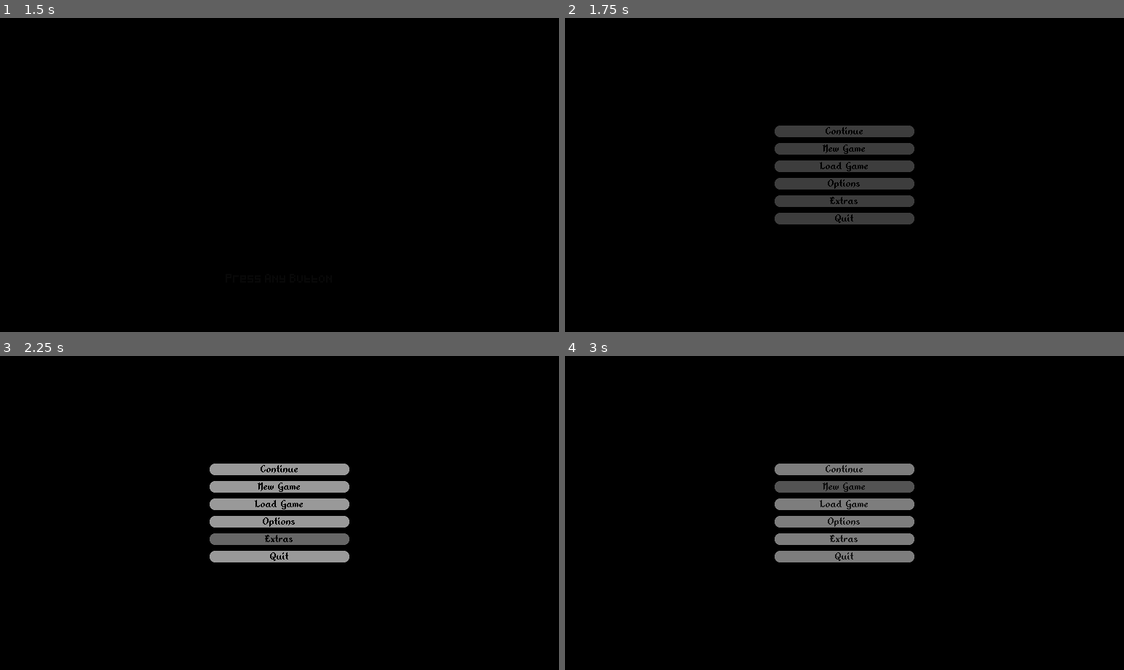
Above: before the commit, frames 1-4 (two rows, left to right).
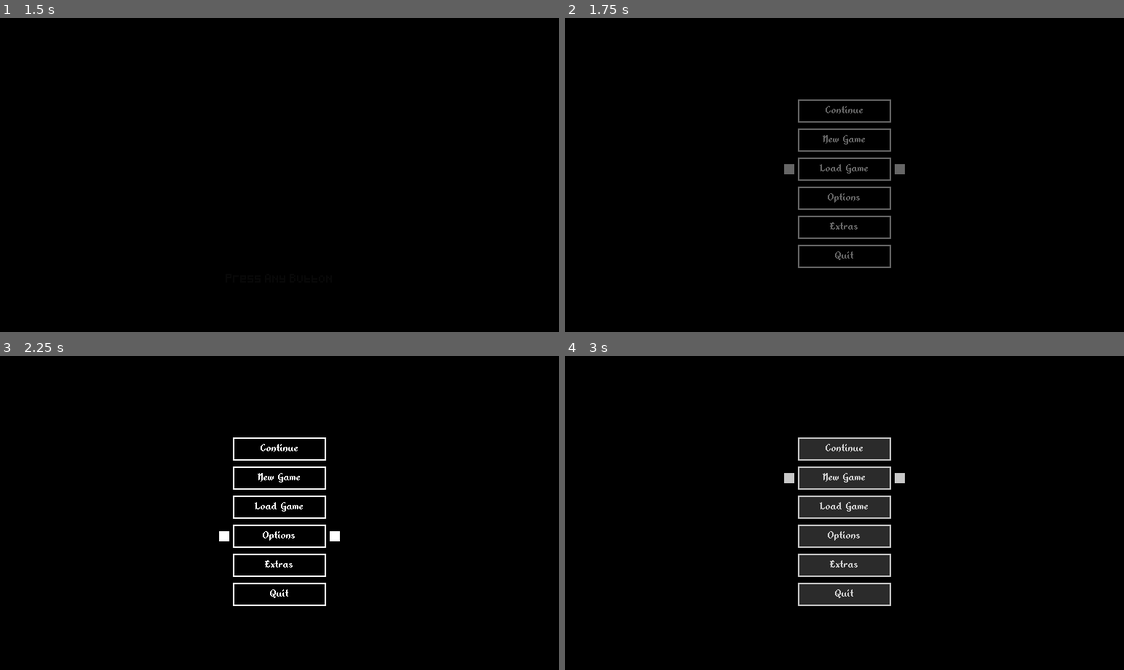
Above: after the commit, the same moments.

Repository: Lonk226/friendly-adventure
Game: Godot game, scene res://Scenes/main_menu.tscn
Two runs of this game, one before a commit and one after it. Both use one fixed random seed, a clock stepped at 60 frames per second and the inputs below.
Inputs (mouse positions are in pixels of both pictures, inside the frame that each line leads up to):
- Up to frame 1 (1.5 s): click (279, 165) at 0.5 s, where only the run before the commit has a clickable "Load Game"; click (279, 184) at 1.25 s, where only the run before the commit has a clickable "Options"
- Up to frame 2 (1.75 s): no input
- Up to frame 3 (2.25 s): click (279, 538) at 2 s, where only the run before the commit has a clickable "Extras"
- Up to frame 4 (3 s): click (844, 487) at 2.75 s, where only the run before the commit has a clickable "New Game"

Frame 1 is identical in both runs. In frame 2, 6.1% of the frame differs, in the area x 37-63%, y 25-80%; in frame 3, 6.1%; in frame 4, 9.8%.

Commit message:
new custom menu

Diff:
--- a/Into the Abyss/Scenes/main_menu.tscn
+++ b/Into the Abyss/Scenes/main_menu.tscn
@@ -1,39 +1,13 @@
-[gd_scene load_steps=9 format=3 uid="uid://cmuaf0uugjnw0"]
+[gd_scene load_steps=5 format=3 uid="uid://rdi372e6pq6b"]
 
-[ext_resource type="FontFile" uid="uid://kdcbc3ituc73" path="res://Assets/Alkhemikal.ttf" id="1_28flt"]
-[ext_resource type="Script" uid="uid://dv4fvvdp6767b" path="res://Scripts/main_menu.gd" id="1_48xlc"]
+[ext_resource type="Script" uid="uid://52ufd7wis8qc" path="res://Scripts/main_menu.gd" id="1_48xlc"]
 [ext_resource type="PackedScene" uid="uid://b7i6olry7w5ok" path="res://Scenes/title_screen.tscn" id="3_1ehe0"]
+[ext_resource type="PackedScene" uid="uid://nnoyue8pxkwi" path="res://Scenes/menu_button.tscn" id="3_ce3w2"]
 
-[sub_resource type="StyleBoxFlat" id="StyleBoxFlat_ce3w2"]
-bg_color = Color(0, 0, 0, 1)
-
-[sub_resource type="StyleBoxEmpty" id="StyleBoxEmpty_28flt"]
-
-[sub_resource type="StyleBoxFlat" id="StyleBoxFlat_48xlc"]
-bg_color = Color(0.4, 0.4, 0.4, 1)
-corner_radius_top_left = 8
-corner_radius_top_right = 8
-corner_radius_bottom_right = 8
-corner_radius_bottom_left = 8
-anti_aliasing = false
-
-[sub_resource type="StyleBoxFlat" id="StyleBoxFlat_1ehe0"]
-bg_color = Color(0.2, 0.2, 0.2, 1)
-corner_radius_top_left = 8
-corner_radius_top_right = 8
-corner_radius_bottom_right = 8
-corner_radius_bottom_left = 8
-anti_aliasing = false
-
-[sub_resource type="StyleBoxFlat" id="StyleBoxFlat_28flt"]
-corner_radius_top_left = 8
-corner_radius_top_right = 8
-corner_radius_bottom_right = 8
-corner_radius_bottom_left = 8
-anti_aliasing = false
+[sub_resource type="RectangleShape2D" id="RectangleShape2D_8sg8f"]
+size = Vector2(6, 6)
 
 [node name="Main Menu" type="Control"]
-z_index = 16
 layout_mode = 3
 anchors_preset = 15
 anchor_right = 1.0
@@ -42,169 +16,60 @@
 grow_vertical = 2
 script = ExtResource("1_48xlc")
 
-[node name="Panel" type="Panel" parent="."]
+[node name="Title Screen" parent="." instance=ExtResource("3_1ehe0")]
+layout_mode = 1
+
+[node name="VBoxContainer" type="VBoxContainer" parent="."]
+layout_mode = 1
+anchors_preset = 8
+anchor_left = 0.5
+anchor_top = 0.5
+anchor_right = 0.5
+anchor_bottom = 0.5
+offset_left = -20.0
+offset_top = -20.0
+offset_right = 20.0
+offset_bottom = 20.0
+grow_horizontal = 2
+grow_vertical = 2
+theme_override_constants/separation = 40
+
+[node name="Continue" parent="VBoxContainer" instance=ExtResource("3_ce3w2")]
+layout_mode = 2
+text = "Continue"
+
+[node name="New Game" parent="VBoxContainer" instance=ExtResource("3_ce3w2")]
+layout_mode = 2
+text = "New Game"
+
+[node name="Load Game" parent="VBoxContainer" instance=ExtResource("3_ce3w2")]
+layout_mode = 2
+text = "Load Game"
+
+[node name="Options" parent="VBoxContainer" instance=ExtResource("3_ce3w2")]
+layout_mode = 2
+text = "Options"
+
+[node name="Extras" parent="VBoxContainer" instance=ExtResource("3_ce3w2")]
+layout_mode = 2
+text = "Extras"
+
+[node name="Quit" parent="VBoxContainer" instance=ExtResource("3_ce3w2")]
+layout_mode = 2
+text = "Quit"
+
+[node name="Mouse Tracker" type="Area2D" parent="."]
+
+[node name="CollisionShape2D" type="CollisionShape2D" parent="Mouse Tracker"]
+position = Vector2(385, -32)
+shape = SubResource("RectangleShape2D_8sg8f")
+
+[node name="ColorRect" type="ColorRect" parent="."]
+z_index = -1
 layout_mode = 1
 anchors_preset = 15
 anchor_right = 1.0
 anchor_bottom = 1.0
 grow_horizontal = 2
 grow_vertical = 2
-theme_override_styles/panel = SubResource("StyleBoxFlat_ce3w2")
-
-[node name="VBoxContainer" type="VBoxContainer" parent="."]
-z_index = 5
-layout_mode = 1
-anchors_preset = 8
-anchor_left = 0.5
-anchor_top = 0.5
-anchor_right = 0.5
-anchor_bottom = 0.5
-offset_left = -96.0
-offset_top = -64.0
-offset_right = 96.0
-offset_bottom = 64.0
-grow_horizontal = 2
-grow_vertical = 2
-theme_override_constants/separation = 8
-
-[node name="Continue" type="Button" parent="VBoxContainer"]
-layout_mode = 2
-theme_override_colors/font_disabled_color = Color(0, 0, 0, 1)
-theme_override_colors/font_hover_pressed_color = Color(0, 0, 0, 1)
-theme_override_colors/font_hover_color = Color(0, 0, 0, 1)
-theme_override_colors/icon_disabled_color = Color(0, 0, 0, 1)
-theme_override_colors/icon_hover_pressed_color = Color(0, 0, 0, 1)
-theme_override_colors/icon_hover_color = Color(0, 0, 0, 1)
-theme_override_colors/icon_pressed_color = Color(0, 0, 0, 1)
-theme_override_colors/icon_focus_color = Color(0, 0, 0, 1)
-theme_override_colors/icon_normal_color = Color(0, 0, 0, 1)
-theme_override_colors/font_outline_color = Color(0, 0, 0, 1)
-theme_override_colors/font_color = Color(0, 0, 0, 1)
-theme_override_colors/font_focus_color = Color(0, 0, 0, 1)
-theme_override_colors/font_pressed_color = Color(0, 0, 0, 1)
-theme_override_fonts/font = ExtResource("1_28flt")
-theme_override_styles/focus = SubResource("StyleBoxEmpty_28flt")
-theme_override_styles/hover = SubResource("StyleBoxFlat_48xlc")
-theme_override_styles/pressed = SubResource("StyleBoxFlat_1ehe0")
-theme_override_styles/normal = SubResource("StyleBoxFlat_28flt")
-text = "Continue"
-
-[node name="New Game" type="Button" parent="VBoxContainer"]
-layout_mode = 2
-theme_override_colors/font_disabled_color = Color(0, 0, 0, 1)
-theme_override_colors/font_hover_pressed_color = Color(0, 0, 0, 1)
-theme_override_colors/font_hover_color = Color(0, 0, 0, 1)
-theme_override_colors/icon_disabled_color = Color(0, 0, 0, 1)
-theme_override_colors/icon_hover_pressed_color = Color(0, 0, 0, 1)
-theme_override_colors/icon_hover_color = Color(0, 0, 0, 1)
-theme_override_colors/icon_pressed_color = Color(0, 0, 0, 1)
-theme_override_colors/icon_focus_color = Color(0, 0, 0, 1)
-theme_override_colors/icon_normal_color = Color(0, 0, 0, 1)
-theme_override_colors/font_outline_color = Color(0, 0, 0, 1)
-theme_override_colors/font_color = Color(0, 0, 0, 1)
-theme_override_colors/font_focus_color = Color(0, 0, 0, 1)
-theme_override_colors/font_pressed_color = Color(0, 0, 0, 1)
-theme_override_fonts/font = ExtResource("1_28flt")
-theme_override_styles/focus = SubResource("StyleBoxEmpty_28flt")
-theme_override_styles/hover = SubResource("StyleBoxFlat_48xlc")
-theme_override_styles/pressed = SubResource("StyleBoxFlat_1ehe0")
-theme_override_styles/normal = SubResource("StyleBoxFlat_28flt")
-text = "New Game"
-
-[node name="Load Game" type="Button" parent="VBoxContainer"]
-layout_mode = 2
-theme_override_colors/font_disabled_color = Color(0, 0, 0, 1)
-theme_override_colors/font_hover_pressed_color = Color(0, 0, 0, 1)
-theme_override_colors/font_hover_color = Color(0, 0, 0, 1)
-theme_override_colors/icon_disabled_color = Color(0, 0, 0, 1)
-theme_override_colors/icon_hover_pressed_color = Color(0, 0, 0, 1)
-theme_override_colors/icon_hover_color = Color(0, 0, 0, 1)
-theme_override_colors/icon_pressed_color = Color(0, 0, 0, 1)
-theme_override_colors/icon_focus_color = Color(0, 0, 0, 1)
-theme_override_colors/icon_normal_color = Color(0, 0, 0, 1)
-theme_override_colors/font_outline_color = Color(0, 0, 0, 1)
-theme_override_colors/font_color = Color(0, 0, 0, 1)
-theme_override_colors/font_focus_color = Color(0, 0, 0, 1)
-theme_override_colors/font_pressed_color = Color(0, 0, 0, 1)
-theme_override_fonts/font = ExtResource("1_28flt")
-theme_override_styles/focus = SubResource("StyleBoxEmpty_28flt")
-theme_override_styles/hover = SubResource("StyleBoxFlat_48xlc")
-theme_override_styles/pressed = SubResource("StyleBoxFlat_1ehe0")
-theme_override_styles/normal = SubResource("StyleBoxFlat_28flt")
-text = "Load Game"
-
-[node name="Options" type="Button" parent="VBoxContainer"]
-layout_mode = 2
-theme_override_colors/font_disabled_color = Color(0, 0, 0, 1)
-theme_override_colors/font_hover_pressed_color = Color(0, 0, 0, 1)
-theme_override_colors/font_hover_color = Color(0, 0, 0, 1)
-theme_override_colors/icon_disabled_color = Color(0, 0, 0, 1)
-theme_override_colors/icon_hover_pressed_color = Color(0, 0, 0, 1)
-theme_override_colors/icon_hover_color = Color(0, 0, 0, 1)
-theme_override_colors/icon_pressed_color = Color(0, 0, 0, 1)
-theme_override_colors/icon_focus_color = Color(0, 0, 0, 1)
-theme_override_colors/icon_normal_color = Color(0, 0, 0, 1)
-theme_override_colors/font_outline_color = Color(0, 0, 0, 1)
-theme_override_colors/font_color = Color(0, 0, 0, 1)
-theme_override_colors/font_focus_color = Color(0, 0, 0, 1)
-theme_override_colors/font_pressed_color = Color(0, 0, 0, 1)
-theme_override_fonts/font = ExtResource("1_28flt")
-theme_override_styles/focus = SubResource("StyleBoxEmpty_28flt")
-theme_override_styles/hover = SubResource("StyleBoxFlat_48xlc")
-theme_override_styles/pressed = SubResource("StyleBoxFlat_1ehe0")
-theme_override_styles/normal = SubResource("StyleBoxFlat_28flt")
-text = "Options"
-
-[node name="Extras" type="Button" parent="VBoxContainer"]
-layout_mode = 2
-theme_override_colors/font_disabled_color = Color(0, 0, 0, 1)
-theme_override_colors/font_hover_pressed_color = Color(0, 0, 0, 1)
-theme_override_colors/font_hover_color = Color(0, 0, 0, 1)
-theme_override_colors/icon_disabled_color = Color(0, 0, 0, 1)
-theme_override_colors/icon_hover_pressed_color = Color(0, 0, 0, 1)
-theme_override_colors/icon_hover_color = Color(0, 0, 0, 1)
-theme_override_colors/icon_pressed_color = Color(0, 0, 0, 1)
-theme_override_colors/icon_focus_color = Color(0, 0, 0, 1)
-theme_override_colors/icon_normal_color = Color(0, 0, 0, 1)
-theme_override_colors/font_outline_color = Color(0, 0, 0, 1)
-theme_override_colors/font_color = Color(0, 0, 0, 1)
-theme_override_colors/font_focus_color = Color(0, 0, 0, 1)
-theme_override_colors/font_pressed_color = Color(0, 0, 0, 1)
-theme_override_fonts/font = ExtResource("1_28flt")
-theme_override_styles/focus = SubResource("StyleBoxEmpty_28flt")
-theme_override_styles/hover = SubResource("StyleBoxFlat_48xlc")
-theme_override_styles/pressed = SubResource("StyleBoxFlat_1ehe0")
-theme_override_styles/normal = SubResource("StyleBoxFlat_28flt")
-text = "Extras"
-
-[node name="Quit" type="Button" parent="VBoxContainer"]
-layout_mode = 2
-theme_override_colors/font_disabled_color = Color(0, 0, 0, 1)
-theme_override_colors/font_hover_pressed_color = Color(0, 0, 0, 1)
-theme_override_colors/font_hover_color = Color(0, 0, 0, 1)
-theme_override_colors/icon_disabled_color = Color(0, 0, 0, 1)
-theme_override_colors/icon_hover_pressed_color = Color(0, 0, 0, 1)
-theme_override_colors/icon_hover_color = Color(0, 0, 0, 1)
-theme_override_colors/icon_pressed_color = Color(0, 0, 0, 1)
-theme_override_colors/icon_focus_color = Color(0, 0, 0, 1)
-theme_override_colors/icon_normal_color = Color(0, 0, 0, 1)
-theme_override_colors/font_outline_color = Color(0, 0, 0, 1)
-theme_override_colors/font_color = Color(0, 0, 0, 1)
-theme_override_colors/font_focus_color = Color(0, 0, 0, 1)
-theme_override_colors/font_pressed_color = Color(0, 0, 0, 1)
-theme_override_fonts/font = ExtResource("1_28flt")
-theme_override_styles/focus = SubResource("StyleBoxEmpty_28flt")
-theme_override_styles/hover = SubResource("StyleBoxFlat_48xlc")
-theme_override_styles/pressed = SubResource("StyleBoxFlat_1ehe0")
-theme_override_styles/normal = SubResource("StyleBoxFlat_28flt")
-text = "Quit"
-
-[node name="Title Screen" parent="." instance=ExtResource("3_1ehe0")]
-layout_mode = 1
-
-[connection signal="pressed" from="VBoxContainer/Continue" to="." method="_on_continue_pressed"]
-[connection signal="pressed" from="VBoxContainer/New Game" to="." method="_on_new_game_pressed"]
-[connection signal="pressed" from="VBoxContainer/Load Game" to="." method="_on_load_game_pressed"]
-[connection signal="pressed" from="VBoxContainer/Options" to="." method="_on_options_pressed"]
-[connection signal="pressed" from="VBoxContainer/Extras" to="." method="_on_extras_pressed"]
-[connection signal="pressed" from="VBoxContainer/Quit" to="." method="_on_quit_pressed"]
+color = Color(0, 0, 0, 1)
--- /dev/null
+++ b/Into the Abyss/Scenes/menu_button.tscn
@@ -0,0 +1,66 @@
+[gd_scene load_steps=4 format=3 uid="uid://nnoyue8pxkwi"]
+
+[ext_resource type="Script" uid="uid://cgo3w1yn1o0f2" path="res://Scripts/menu_button.gd" id="1_yqqcg"]
+[ext_resource type="FontFile" uid="uid://kdcbc3ituc73" path="res://Assets/Alkhemikal.ttf" id="2_w11kp"]
+
+[sub_resource type="RectangleShape2D" id="RectangleShape2D_yqqcg"]
+size = Vector2(128, 32)
+
+[node name="Menu Button" type="Control" groups=["MenuButton"]]
+layout_mode = 3
+anchors_preset = 0
+offset_left = -20.0
+offset_top = -12.0
+offset_right = 20.0
+offset_bottom = 28.0
+script = ExtResource("1_yqqcg")
+
+[node name="Label" type="Label" parent="."]
+z_index = 3
+layout_mode = 0
+offset_left = -28.0
+offset_right = 68.0
+offset_bottom = 23.0
+theme_override_colors/font_color = Color(1, 1, 1, 1)
+theme_override_fonts/font = ExtResource("2_w11kp")
+theme_override_font_sizes/font_size = 16
+horizontal_alignment = 1
+vertical_alignment = 1
+
+[node name="ColorRect2" type="ColorRect" parent="."]
+z_index = 1
+layout_mode = 0
+offset_left = -42.0
+offset_top = -2.0
+offset_right = 82.0
+offset_bottom = 26.0
+color = Color(0, 0, 0, 1)
+
+[node name="ColorRect" type="ColorRect" parent="."]
+layout_mode = 0
+offset_left = -44.0
+offset_top = -4.0
+offset_right = 84.0
+offset_bottom = 28.0
+
+[node name="Area2D" type="Area2D" parent="."]
+
+[node name="CollisionShape2D" type="CollisionShape2D" parent="Area2D"]
+position = Vector2(20, 12)
+shape = SubResource("RectangleShape2D_yqqcg")
+
+[node name="ColorRect3" type="ColorRect" parent="."]
+layout_mode = 0
+offset_left = -63.0
+offset_top = 5.0
+offset_right = -49.0
+offset_bottom = 19.0
+
+[node name="ColorRect4" type="ColorRect" parent="."]
+layout_mode = 0
+offset_left = 89.0
+offset_top = 5.0
+offset_right = 103.0
+offset_bottom = 19.0
+
+[connection signal="area_entered" from="Area2D" to="." method="_on_area_2d_area_entered"]
--- a/Into the Abyss/Scripts/main_menu.gd
+++ b/Into the Abyss/Scripts/main_menu.gd
@@ -1,27 +1,87 @@
 extends Control
 
+var cooling_down: bool = false
+var cooldown: float = 0.2
+
 func _ready() -> void:
-	ScreenTransition.color_rect.position.x = 768
+	get_tree().get_first_node_in_group("MenuButton").highlighted = true
+	for button in get_tree().get_nodes_in_group("MenuButton"):
+		button.hovered.connect(clear)
 
-func _on_continue_pressed() -> void:
-	print("continue game")
+func _process(delta: float) -> void:
+	$"Mouse Tracker/CollisionShape2D".global_position = get_global_mouse_position()
+	if Input.is_action_just_pressed("start") and $"Title Screen" == null:
+		if $VBoxContainer/Continue.highlighted:
+			print("continue game")
+		elif $"VBoxContainer/New Game".highlighted:
+			var tween = get_tree().create_tween()
+			tween.tween_property($VBoxContainer, "modulate", Color.TRANSPARENT, 1)
+			await get_tree().create_timer(1).timeout
+			ScreenTransition.color_rect.position.x = 0
+			await get_tree().create_timer(0.01).timeout
+			get_tree().change_scene_to_file('res://Scenes/the_lab.tscn')
+		elif $"VBoxContainer/Load Game".highlighted:
+			print("load a save file")
+		elif $VBoxContainer/Options.highlighted:
+			print("go to options menu")
+		elif $VBoxContainer/Extras.highlighted:
+			print("find extra content")
+		elif $VBoxContainer/Quit.highlighted:
+			get_tree().quit()
+	if Input.is_action_pressed("up") and not cooling_down:
+		cooling_down = true
+		if $VBoxContainer/Continue.highlighted:
+			pass
+		elif $"VBoxContainer/New Game".highlighted:
+			for button in get_tree().get_nodes_in_group("MenuButton"):
+				button.highlighted = false
+			$VBoxContainer/Continue.highlighted = true
+		elif $"VBoxContainer/Load Game".highlighted:
+			for button in get_tree().get_nodes_in_group("MenuButton"):
+				button.highlighted = false
+			$"VBoxContainer/New Game".highlighted = true
+		elif $VBoxContainer/Options.highlighted:
+			for button in get_tree().get_nodes_in_group("MenuButton"):
+				button.highlighted = false
+			$"VBoxContainer/Load Game".highlighted = true
+		elif $VBoxContainer/Extras.highlighted:
+			for button in get_tree().get_nodes_in_group("MenuButton"):
+				button.highlighted = false
+			$VBoxContainer/Options.highlighted = true
+		elif $VBoxContainer/Quit.highlighted:
+			for button in get_tree().get_nodes_in_group("MenuButton"):
+				button.highlighted = false
+			$VBoxContainer/Extras.highlighted = true
+		await get_tree().create_timer(cooldown).timeout
+		cooling_down = false
+	if Input.is_action_pressed("down") and not cooling_down:
+		cooling_down = true
+		if $VBoxContainer/Continue.highlighted:
+			for button in get_tree().get_nodes_in_group("MenuButton"):
+				button.highlighted = false
+			$"VBoxContainer/New Game".highlighted = true
+		elif $"VBoxContainer/New Game".highlighted:
+			for button in get_tree().get_nodes_in_group("MenuButton"):
+				button.highlighted = false
+			$"VBoxContainer/Load Game".highlighted = true
+		elif $"VBoxContainer/Load Game".highlighted:
+			for button in get_tree().get_nodes_in_group("MenuButton"):
+				button.highlighted = false
+			$VBoxContainer/Options.highlighted = true
+		elif $VBoxContainer/Options.highlighted:
+			for button in get_tree().get_nodes_in_group("MenuButton"):
+				button.highlighted = false
+			$VBoxContainer/Extras.highlighted = true
+		elif $VBoxContainer/Extras.highlighted:
+			for button in get_tree().get_nodes_in_group("MenuButton"):
+				button.highlighted = false
+			$VBoxContainer/Quit.highlighted = true
+		elif $VBoxContainer/Quit.highlighted:
+			pass
+		await get_tree().create_timer(cooldown).timeout
+		cooling_down = false
 
-func _on_new_game_pressed() -> void:
-	var tween = get_tree().create_tween()
-	tween.tween_property($VBoxContainer, "modulate", Color.TRANSPARENT, 1)
-	await get_tree().create_timer(1).timeout
-	ScreenTransition.color_rect.position.x = 0
-	await get_tree().create_timer(0.01).timeout
-	get_tree().change_scene_to_file('res://Scenes/the_lab.tscn')
-
-func _on_load_game_pressed() -> void:
-	print("load a save file")
-
-func _on_options_pressed() -> void:
-	print("go to options menu")
-
-func _on_extras_pressed() -> void:
-	print("find extra content")
-
-func _on_quit_pressed() -> void:
-	get_tree().quit()
+func clear(specific_button):
+	for button in get_tree().get_nodes_in_group("MenuButton"):
+		button.highlighted = false
+		specific_button.highlighted = true
--- /dev/null
+++ b/Into the Abyss/Scripts/menu_button.gd
@@ -0,0 +1,18 @@
+extends Control
+
+@export var text: String
+var highlighted: bool = false
+signal hovered(nodename)
+
+func _process(delta: float) -> void:
+	$Label.text = text
+	if highlighted:
+		$ColorRect3.visible = true
+		$ColorRect4.visible = true
+	else:
+		$ColorRect3.visible = false
+		$ColorRect4.visible = false
+
+func _on_area_2d_area_entered(area: Area2D) -> void:
+	highlighted = true
+	hovered.emit(self)
--- a/Into the Abyss/Scripts/player.gd
+++ b/Into the Abyss/Scripts/player.gd
@@ -47,6 +47,7 @@
 var super_dashing: bool = false
 var bouncing: bool = false
 var frozen: bool = false
+var can_change_dash_dir: bool = false
 
 var direct: int = 1
 var dash_dir: Vector2
@@ -356,15 +357,21 @@
 		maxed = true
 	if Input.is_action_just_pressed("super_dash") and maxed:
 		dash_dir = super_dash_dir()
+		if wall_sliding:
+			dash_dir.x = direct
 		super_dash()
 		maxed = false
 		var tween = create_tween()
 		tween.tween_property(self, "charge_value", 0, 0.1)
 		tween.set_ease(Tween.EASE_OUT)
 		tween.set_trans(Tween.TRANS_QUAD)
+		await get_tree().create_timer(0.05).timeout
+		can_change_dash_dir = true
 	if super_dashing:
+		wall_sliding = false
 		velocity.x = dash_dir.x * super_dash_speed
 		velocity.y = dash_dir.y * super_dash_speed
+	if can_change_dash_dir:
 		if dash_dir.x and is_on_wall():
 			dash_dir.x = 0
 
@@ -374,6 +381,7 @@
 	reset_states()
 	super_dashing = true
 	await get_tree().create_timer(0.25).timeout
+	can_change_dash_dir = false
 	can_dive = true
 	super_dashing = false
 	velocity = velocity/4
--- a/Into the Abyss/project.godot
+++ b/Into the Abyss/project.godot
@@ -11,7 +11,7 @@
 [application]
 
 config/name="Into the Abyss"
-run/main_scene="uid://cmuaf0uugjnw0"
+run/main_scene="uid://rdi372e6pq6b"
 config/features=PackedStringArray("4.4", "GL Compatibility")
 config/icon="uid://bja3hmckkcjkb"
 
@@ -35,6 +35,7 @@
 
 Player=""
 Camera=""
+MenuButton=""
 
 [input]
 
@@ -88,6 +89,13 @@
 "events": [Object(InputEventKey,"resource_local_to_scene":false,"resource_name":"","device":-1,"window_id":0,"alt_press …(195 unchanged characters)…
 ]
 }
+start={
+"deadzone": 0.2,
+"events": [Object(InputEventKey,"resource_local_to_scene":false,"resource_name":"","device":-1,"window_id":0,"alt_pressed":false,"shift_pressed":false,"ctrl_pressed":false,"meta_pressed":false,"pressed":false,"keycode":0,"physical_keycode":4194309,"key_label":0,"unicode":0,"location":0,"echo":false,"script":null)
+, Object(InputEventKey,"resource_local_to_scene":false,"resource_name":"","device":-1,"window_id":0,"alt_pressed":false,"shift_pressed":false,"ctrl_pressed":false,"meta_pressed":false,"pressed":false,"keycode":0,"physical_keycode":32,"key_label":0,"unicode":32,"location":0,"echo":false,"script":null)
+, Object(InputEventMouseButton,"resource_local_to_scene":false,"resource_name":"","device":-1,"window_id":0,"alt_pressed":false,"shift_pressed":false,"ctrl_pressed":false,"meta_pressed":false,"button_mask":0,"position":Vector2(0, 0),"global_position":Vector2(0, 0),"factor":1.0,"button_index":1,"canceled":false,"pressed":false,"double_click":false,"script":null)
+]
+}
 
 [rendering]
 
Not shown, changed: Into the Abyss/Scripts/main_menu.gd.uid
Not shown, added: Into the Abyss/Scripts/menu_button.gd.uid
Not shown, changed: Into the Abyss/export_presets.cfg
